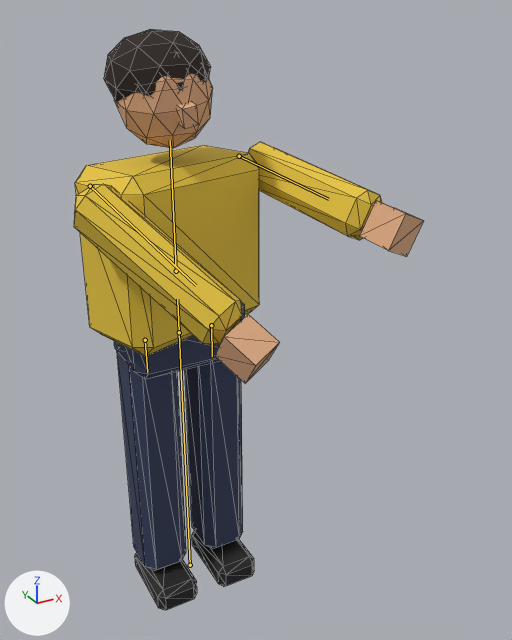
The glTF model public/assets/player.glb as it was, and as the next commit left it.
The view is the same before and after, from a 50 mm camera at (-0.751, -1.854, 1.833) aimed at (0.153, -0.211, 1.011). Every picture has the same lights, and +X, +Y and +Z are marked at lower left. The older version comes first. Both versions are drawn at frame 0 of the action 'AimRocket'; the numbers are the values there. The bones that change, and the others that lie on the model, are drawn over the model as lines. Mesh edges are drawn as thin lines.

The first picture shows 'player_arm.L', 'player_arm.R', 'player_hair', 'player_hand.L', 'player_hand.R', 'player_head', 'player_leg.L', 'player_leg.R', 'player_pelvis', 'player_shoe.L', 'player_shoe.R', 'player_torso' and 1 more.
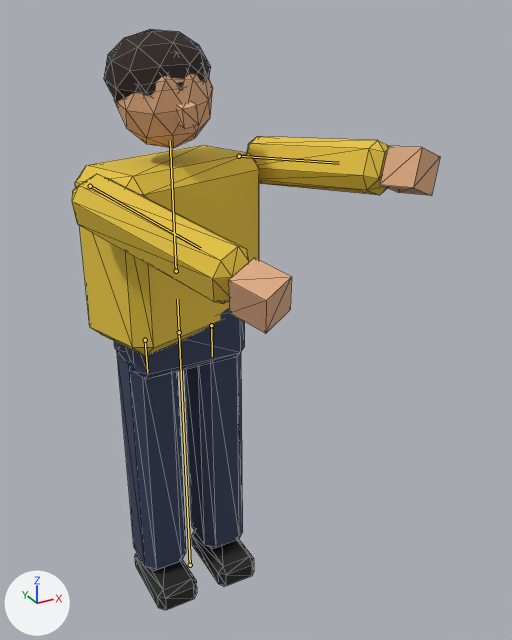
Changed parts and their boxes [x1, y1, x2, y2] in the pictures (512 x 640 px):
'player_arm.R', posed (19% shorter): before [74, 184, 242, 344]; after [72, 174, 249, 303]
'player_arm.L', posed (39% shorter): before [248, 142, 382, 240]; after [247, 136, 389, 195]
'player_hand.R', posed (9% taller): before [215, 314, 280, 383]; after [228, 258, 292, 333]
'player_hand.L', posed (6% narrower, 11% shorter): before [360, 200, 424, 256]; after [380, 146, 440, 196]
bone 'arm.L', root to tip: before (239, 156) to (328, 199); after (239, 156) to (339, 163)
bone 'arm.R', root to tip: before (90, 186) to (196, 285); after (90, 186) to (200, 248)

What changed in the scene script:
```text
Change bone_arm_l:
    where bone_arm_l = bpy.data.objects['Player'].pose.bones['arm.L']  # child of 'chest'
    bone_arm_l.rotation_quaternion: (-0.752, 0.631, 0.123, -0.146) -> (-0.663, 0.724, 0.141, -0.129)  # degrees (-80, 0, 22) -> degrees (-95, 0, 22)
Change bone_arm_r:
    where bone_arm_r = bpy.data.objects['Player'].pose.bones['arm.R']  # child of 'chest'
    bone_arm_r.rotation_quaternion: (-0.876, 0.456, -0.072, 0.139) -> (-0.784, 0.601, -0.095, 0.124)  # degrees (-55, 0, -18) -> degrees (-75, 0, -18)
```
